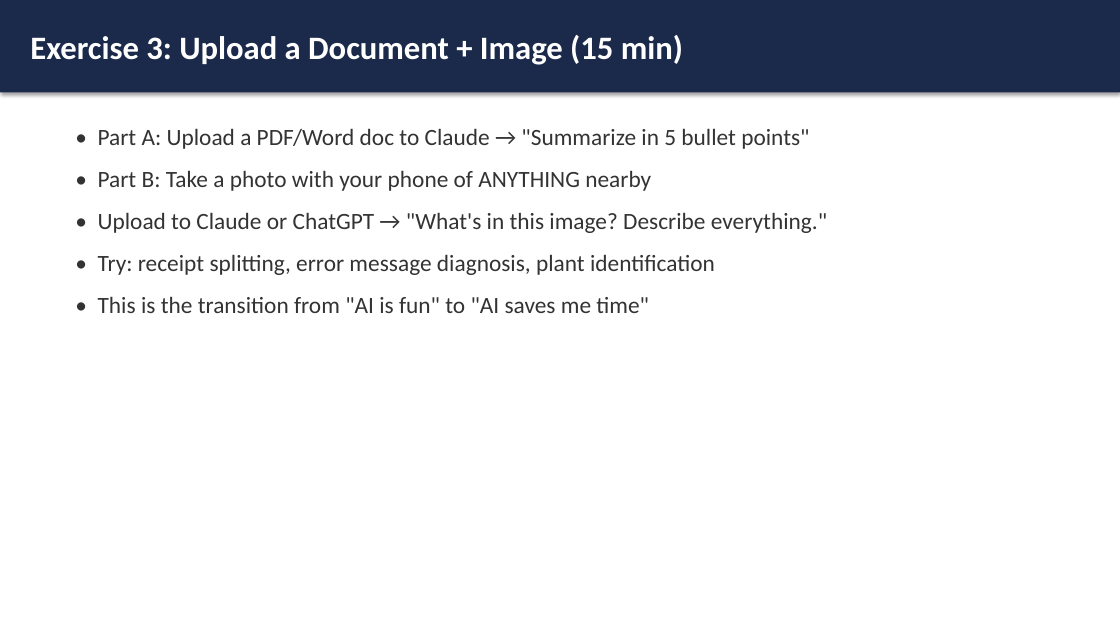
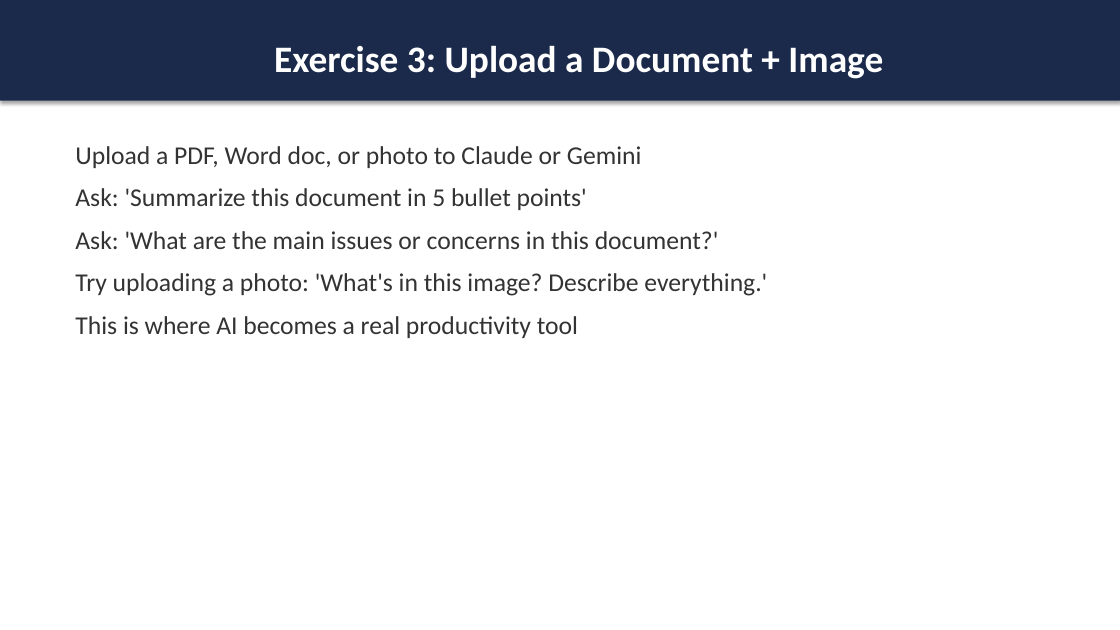
Before and after one commit to toroleapinc/cut-the-crap, a slide deck: slide 21 of general/cut-the-crap-general.pptx (slide 27 before the commit). Drawn at 1120x630 pixels with LibreOffice and Linux fonts; fonts in the diff are those of the drawing. Boxes give left, top, right and bottom in pixels: in the first picture for what was removed or moved away, otherwise in the second. Text is boxed around its words. In the diff, an @@ line names an element or a change of style, - is before the commit and + after.

```diff
--- a/general/cut-the-crap-general.pptx
+++ b/general/cut-the-crap-general.pptx
@@ rectangle "Exercise 3: Upload a Document ...": place and size @@
-rectangle "Exercise 3: Upload a Document ..." at [0,0,1120,92]
+rectangle "Exercise 3: Upload a Document ..." at [0,0,1120,101]
@@ text in rectangle at [274,45,883,79]: text changed; size 28 to 32 pt @@
-Exercise 3: Upload a Document + Image (15 min)
+Exercise 3: Upload a Document + Image
@@ text at [75,146,767,338]: text changed; size 20 to 22 pt @@
-• Part A: Upload a PDF/Word doc to Claude → "Summarize in 5 bullet points"
-• Part B: Take a photo with your phone of ANYTHING nearby
-• Upload to Claude or ChatGPT → "What's in this image? Describe everything."
-• Try: receipt splitting, error message diagnosis, plant identification
-• This is the transition from "AI is fun" to "AI saves me time"
+Upload a PDF, Word doc, or photo to Claude or Gemini
+Ask: 'Summarize this document in 5 bullet points'
+Ask: 'What are the main issues or concerns in this document?'
+Try uploading a photo: 'What's in this image? Describe everything.'
+This is where AI becomes a real productivity tool
```
Also in this commit, not shown: 9 other slides changed, 18 slides added, 31 slides removed, 9 other files.
